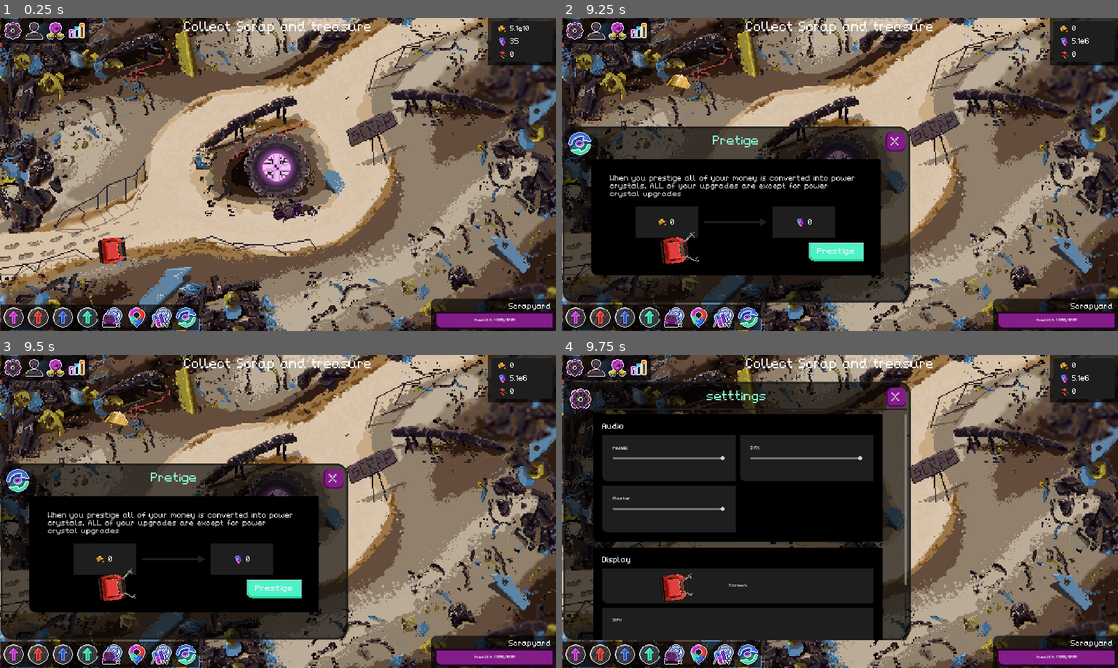
Above: before the commit, frames 1-4 (two rows, left to right).
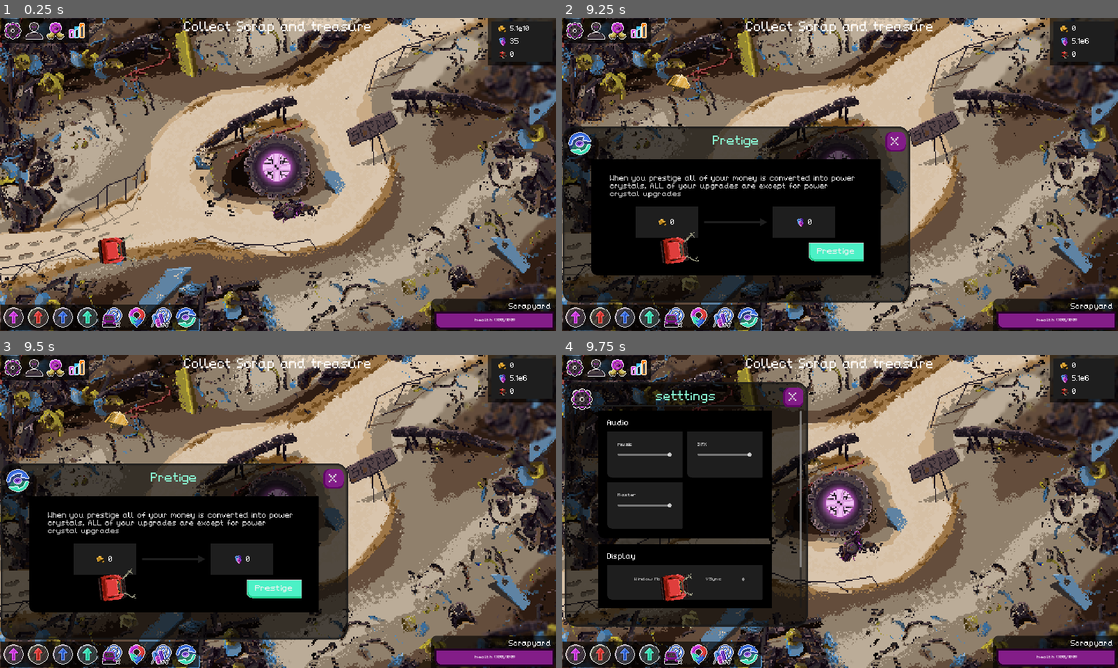
Above: after the commit, the same moments.

Repository: NathanHeaton/Robo-revolution
Game: Godot game, scene res://Main/main.tscn
Same seed, same stepped clock (60 frames per second), same inputs: the game is played once before the commit and once after it. Sound files missing from this copy of the repository are replaced by a short silence.
Inputs (mouse positions are in pixels of both pictures, inside the frame that each line leads up to):
- Up to frame 1 (0.25 s): no input
- Up to frame 2 (9.25 s): click (595, 30) at 0.5 s; click (617, 30) at 1.25 s; click (639, 30) at 2 s; click (573, 318) at 2.75 s; click (600, 318) at 3.5 s; click (623, 318) at 4.25 s; click (650, 318) at 5 s; click (673, 318) at 5.75 s; click (701, 318) at 6.5 s; click (723, 318) at 7.25 s; click (745, 318) at 8 s; click "Prestige" at 8.75 s
- Up to frame 3 (9.5 s): no input
- Up to frame 4 (9.75 s): click (573, 367) at 9.5 s

Frames 1-3 are identical in both runs. In frame 4, 26% of the frame differs, in the area x 0-63%, y 8-92%.

Commit message:
fixed item collections and despawn animations

Diff:
--- a/robo-revolution/Scenes/scrap_treasure.gd
+++ b/robo-revolution/Scenes/scrap_treasure.gd
@@ -4,7 +4,6 @@
 
 var value = 0
 var item
-var sprite
 # Called when the node enters the scene tree for the first time.
 func _ready() -> void:
 	randomize()# makes vbarients more random
@@ -14,21 +13,16 @@
 		linear_damp = 2.0  # Higher = more resistance
 
 
-func _setup_srpite():
-	sprite = item_sprite.instantiate()
-	add_child(sprite)
-
 func spawn_loot_type(t_item):
-	_setup_srpite()
 	item = t_item
 	if (item == null):
 		print("error: item is null")
 		return
 
-	sprite.play(item.name)
+	$Item_sprites.play(item.name)
 	var rnd_frame = randi_range(0,item.variants-1)
-	sprite.frame = rnd_frame
-	sprite.pause()
+	$Item_sprites.frame = rnd_frame
+	$Item_sprites.pause()
 	value = item.value
 	mass = item.weight
 
@@ -48,7 +42,7 @@
 	return item["type"]
 
 func _on_despawn_start_timeout() -> void:
-	$fade_out_player.play("fade_out")
+	$fade_out_player.play("RESET")
 
 func _on_fade_out_player_animation_finished(anim_name: StringName) -> void:
 	queue_free()
@@ -56,7 +50,7 @@
 func collect():
 	$fade_out_player.stop()
 	$CollisionShape2D.disabled = true
-	$collect.play("collect")
+	$collect.play("RESET")
 
 func _on_collect_animation_finished(anim_name: StringName) -> void:
 	queue_free()
--- a/robo-revolution/Scenes/scrap_treasure.tscn
+++ b/robo-revolution/Scenes/scrap_treasure.tscn
@@ -11,7 +11,19 @@
 radius = 32.0
 
 [sub_resource type="Animation" id="Animation_xhmei"]
-length = 0.001
+length = 20.0
+tracks/0/type = "value"
+tracks/0/imported = false
+tracks/0/enabled = true
+tracks/0/path = NodePath("Item_sprites:self_modulate")
+tracks/0/interp = 1
+tracks/0/loop_wrap = true
+tracks/0/keys = {
+"times": PackedFloat32Array(0.1, 12, 15.0333, 17.0667, 19, 19.9333),
+"transitions": PackedFloat32Array(1, 1, 1, 1, 1, 1),
+"update": 0,
+"values": [Color(1, 1, 1, 1), Color(1, 1, 1, 0.627451), Color(1, 1, 1, 0.501961), Color(1, 1, 1, 0.32549), Color(1, 1, 1, 0.231373), Color(1, 1, 1, 0)]
+}
 
 [sub_resource type="Animation" id="Animation_w6c0p"]
 resource_name = "fade_out"
@@ -24,7 +36,43 @@
 }
 
 [sub_resource type="Animation" id="Animation_nq8ck"]
-length = 0.001
+length = 5.0
+tracks/0/type = "value"
+tracks/0/imported = false
+tracks/0/enabled = true
+tracks/0/path = NodePath("Item_sprites:self_modulate")
+tracks/0/interp = 1
+tracks/0/loop_wrap = true
+tracks/0/keys = {
+"times": PackedFloat32Array(0.1, 4.96667),
+"transitions": PackedFloat32Array(2.21914, 1),
+"update": 0,
+"values": [Color(1, 1, 1, 1), Color(1, 1, 1, 0)]
+}
+tracks/1/type = "value"
+tracks/1/imported = false
+tracks/1/enabled = true
+tracks/1/path = NodePath("Item_sprites:rotation")
+tracks/1/interp = 1
+tracks/1/loop_wrap = true
+tracks/1/keys = {
+"times": PackedFloat32Array(0.0333333, 4.93333),
+"transitions": PackedFloat32Array(2.21914, 1),
+"update": 0,
+"values": [0.0, 12.5664]
+}
+tracks/2/type = "value"
+tracks/2/imported = false
+tracks/2/enabled = true
+tracks/2/path = NodePath("Item_sprites:scale")
+tracks/2/interp = 1
+tracks/2/loop_wrap = true
+tracks/2/keys = {
+"times": PackedFloat32Array(0.0333333, 4.93333),
+"transitions": PackedFloat32Array(3.24901, 1),
+"update": 0,
+"values": [Vector2(3, 3), Vector2(0.5, 0.5)]
+}
 
 [sub_resource type="Animation" id="Animation_plx2k"]
 resource_name = "collect"
@@ -33,18 +81,6 @@
 _data = {
 "RESET": SubResource("Animation_nq8ck"),
 "collect": SubResource("Animation_plx2k")
-}
-
-[sub_resource type="Animation" id="Animation_hh7b2"]
-length = 0.001
-
-[sub_resource type="Animation" id="Animation_8oo1k"]
-resource_name = "shine"
-
-[sub_resource type="AnimationLibrary" id="AnimationLibrary_13kea"]
-_data = {
-"RESET": SubResource("Animation_hh7b2"),
-"shine": SubResource("Animation_8oo1k")
 }
 
 [node name="Scrap_Treasure" type="RigidBody2D" groups=["scrapTreasure"]]
@@ -73,10 +109,7 @@
 "": SubResource("AnimationLibrary_y0b8i")
 }
 
-[node name="AnimationPlayer" type="AnimationPlayer" parent="."]
-libraries = {
-"": SubResource("AnimationLibrary_13kea")
-}
+[node name="Item_sprites" parent="." instance=ExtResource("2_bnupy")]
 
 [connection signal="timeout" from="despawn_start" to="." method="_on_despawn_start_timeout"]
 [connection signal="animation_finished" from="fade_out_player" to="." method="_on_fade_out_player_animation_finished"]
--- a/robo-revolution/UI/hud.tscn
+++ b/robo-revolution/UI/hud.tscn
@@ -1615,14 +1615,14 @@
 autowrap_mode = 3
 
 [node name="settings_panel" type="Panel" parent="."]
-custom_minimum_size = Vector2(1160, 400)
+custom_minimum_size = Vector2(800, 400)
 layout_mode = 1
 anchors_preset = 9
 anchor_bottom = 1.0
-offset_left = 24.0
-offset_top = 112.0
-offset_right = 1184.0
-offset_bottom = -96.0
+offset_left = 29.0
+offset_top = 113.0
+offset_right = 829.0
+offset_bottom = -143.0
 grow_vertical = 2
 theme_override_styles/panel = SubResource("StyleBoxFlat_ugnei")
 script = ExtResource("7_ad4nq")
@@ -1672,17 +1672,17 @@
 
 [node name="settings_content" type="VBoxContainer" parent="settings_panel"]
 layout_mode = 1
-anchors_preset = 15
-anchor_right = 1.0
-anchor_bottom = 1.0
-offset_left = 8.0
-offset_top = 72.0
-offset_right = 8.0
+anchors_preset = 14
+anchor_top = 0.5
+anchor_right = 1.0
+anchor_bottom = 0.5
+offset_top = -351.0
+offset_bottom = 349.0
 grow_horizontal = 2
 grow_vertical = 2
 
 [node name="ScrollContainer" type="ScrollContainer" parent="settings_panel/settings_content"]
-custom_minimum_size = Vector2(0, 800)
+custom_minimum_size = Vector2(0, 700)
 layout_mode = 2
 theme_override_styles/panel = SubResource("StyleBoxFlat_uppe2")
 horizontal_scroll_mode = 0
@@ -1695,7 +1695,7 @@
 theme_override_constants/separation = 20
 
 [node name="audio_settings" type="PanelContainer" parent="settings_panel/settings_content/ScrollContainer/settings"]
-custom_minimum_size = Vector2(1000, 400)
+custom_minimum_size = Vector2(600, 400)
 layout_mode = 2
 size_flags_horizontal = 4
 size_flags_vertical = 4
@@ -1778,7 +1778,7 @@
 value = 100.0
 
 [node name="display_settings" type="PanelContainer" parent="settings_panel/settings_content/ScrollContainer/settings"]
-custom_minimum_size = Vector2(1000, 400)
+custom_minimum_size = Vector2(600, 400)
 layout_mode = 2
 size_flags_horizontal = 4
 size_flags_vertical = 4
@@ -1803,34 +1803,30 @@
 size_flags_horizontal = 3
 theme_override_styles/panel = SubResource("StyleBoxFlat_cq68x")
 
-[node name="MenuButton" type="MenuButton" parent="settings_panel/settings_content/ScrollContainer/settings/display_settings/HFlowContainer/full_screen"]
-layout_mode = 2
-text = "Screen"
-
-[node name="sfx_panel" type="PanelContainer" parent="settings_panel/settings_content/ScrollContainer/settings/display_settings/HFlowContainer"]
-custom_minimum_size = Vector2(80, 160)
+[node name="GridContainer" type="GridContainer" parent="settings_panel/settings_content/ScrollContainer/settings/display_settings/HFlowContainer/full_screen"]
+layout_mode = 2
+theme_override_constants/v_separation = 36
+columns = 2
+
+[node name="MenuButton" type="MenuButton" parent="settings_panel/settings_content/ScrollContainer/settings/display_settings/HFlowContainer/full_screen/GridContainer"]
 layout_mode = 2
 size_flags_horizontal = 3
-theme_override_styles/panel = SubResource("StyleBoxFlat_cq68x")
-
-[node name="Label" type="Label" parent="settings_panel/settings_content/ScrollContainer/settings/display_settings/HFlowContainer/sfx_panel"]
-layout_mode = 2
-size_flags_horizontal = 0
-size_flags_vertical = 0
-text = "SFX"
-
-[node name="sfx_panel2" type="PanelContainer" parent="settings_panel/settings_content/ScrollContainer/settings/display_settings/HFlowContainer"]
-custom_minimum_size = Vector2(80, 160)
+text = "Window Mode
+"
+item_count = 3
+popup/item_0/text = "borderless"
+popup/item_0/checked = true
+popup/item_1/text = "windowed"
+popup/item_1/id = 1
+popup/item_2/text = "fullscreen"
+popup/item_2/id = 2
+
+[node name="MenuButton2" type="CheckButton" parent="settings_panel/settings_content/ScrollContainer/settings/display_settings/HFlowContainer/full_screen/GridContainer"]
 layout_mode = 2
 size_flags_horizontal = 3
-theme_override_styles/panel = SubResource("StyleBoxFlat_cq68x")
-
-[node name="Label" type="Label" parent="settings_panel/settings_content/ScrollContainer/settings/display_settings/HFlowContainer/sfx_panel2"]
-layout_mode = 2
-size_flags_horizontal = 0
-size_flags_vertical = 0
-text = "Master
+text = "VSync
 "
+alignment = 1
 
 [node name="stats_panel" type="Panel" parent="."]
 visible = false
@@ -1943,5 +1939,6 @@
 [connection signal="value_changed" from="settings_panel/settings_content/ScrollContainer/settings/audio_settings/HFlowContainer/music_panel/music_slider" to="settings_panel" method="_on_music_slider_value_changed"]
 [connection signal="value_changed" from="settings_panel/settings_content/ScrollContainer/settings/audio_settings/HFlowContainer/sfx_panel/sfx_slider" to="settings_panel" method="_on_sfx_slider_value_changed"]
 [connection signal="value_changed" from="settings_panel/settings_content/ScrollContainer/settings/audio_settings/HFlowContainer/sfx_panel2/master_slider" to="settings_panel" method="_on_master_slider_value_changed"]
+[connection signal="toggled" from="settings_panel/settings_content/ScrollContainer/settings/display_settings/HFlowContainer/full_screen/GridContainer/MenuButton2" to="settings_panel" method="_on_menu_button_2_toggled"]
 [connection signal="pressed" from="stats_panel/Alien_Close_Button" to="." method="_on_alien_close_button_pressed"]
 [connection signal="timeout" from="start_combo" to="." method="_on_start_combo_timeout"]
--- a/robo-revolution/UI/settings_panel.gd
+++ b/robo-revolution/UI/settings_panel.gd
@@ -24,3 +24,12 @@
 
 func _on_master_slider_value_changed(value: float) -> void:
 	AudioServer.set_bus_mute(0, value < 0.05)
+
+
+func _on_menu_button_2_toggled(toggled_on: bool) -> void:
+	if (toggled_on):
+		DisplayServer.window_set_vsync_mode(DisplayServer.VSYNC_ENABLED)
+		print("vsync on")
+	else:
+		DisplayServer.window_set_vsync_mode(DisplayServer.VSYNC_DISABLED)
+		print("vsync off")
Not shown: 1 places in robo-revolution/Scenes/scrap_treasure.tscn that only renumber resources
